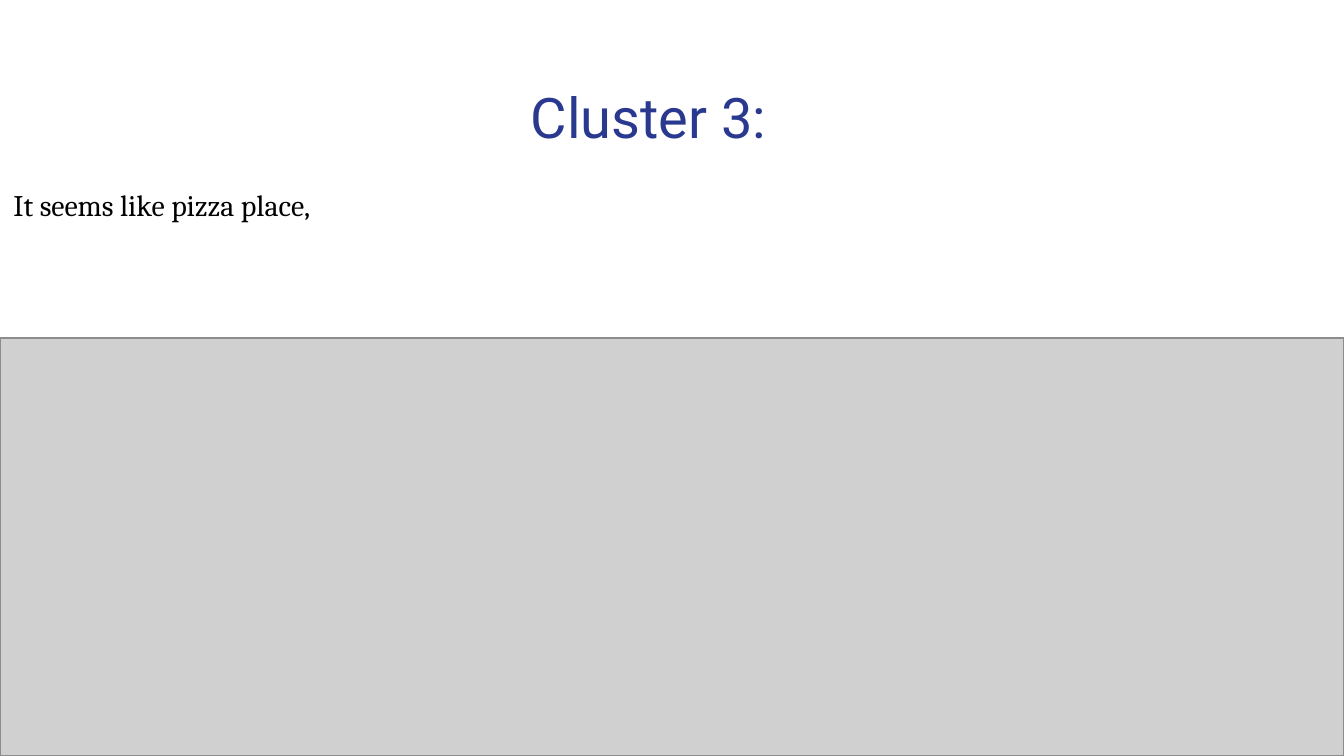
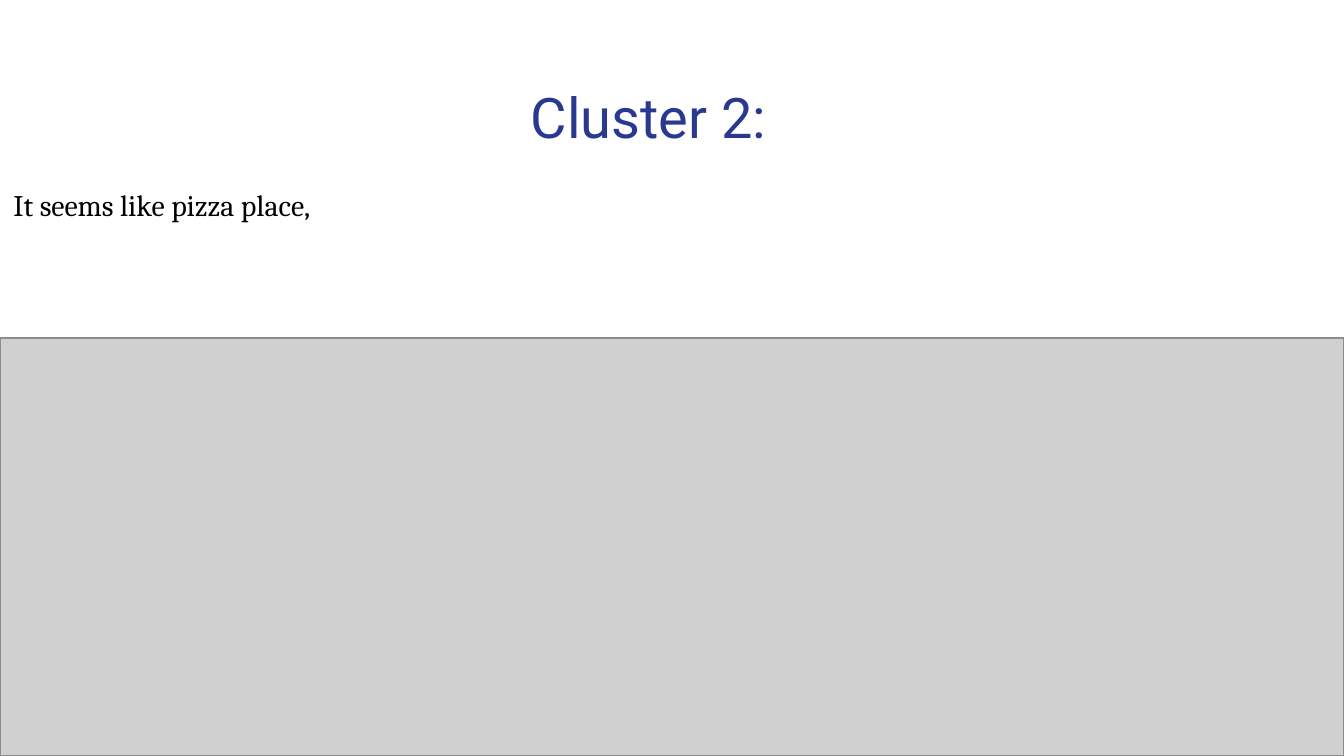
Before and after one commit to mazenkhalid2014/Coursera_Capstone, a slide deck: slide 10 of Presentation.pptx (slide 15 before the commit). Drawn at 1344x756 pixels with LibreOffice and Linux fonts; fonts in the diff are those of the drawing; grey boxes stand for pictures. Boxes give left, top, right and bottom in pixels: in the first picture for what was removed or moved away, otherwise in the second. Text is boxed around its words. In the diff, an @@ line names an element or a change of style, - is before the commit and + after.

```diff
--- a/Presentation.pptx
+++ b/Presentation.pptx
@@ text at (x1=531, y1=96, x2=766, y2=139): text changed @@
-Cluster 3:
+Cluster 2:
```
Also in this commit, not shown: 5 other slides changed, 4 slides added, 9 slides removed.
